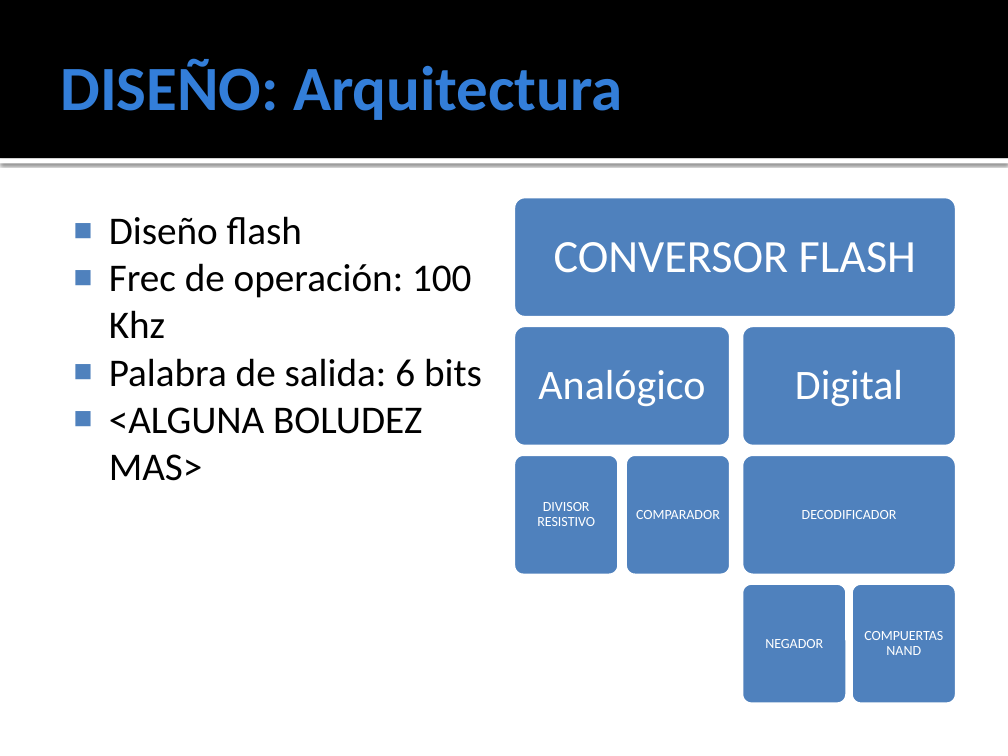
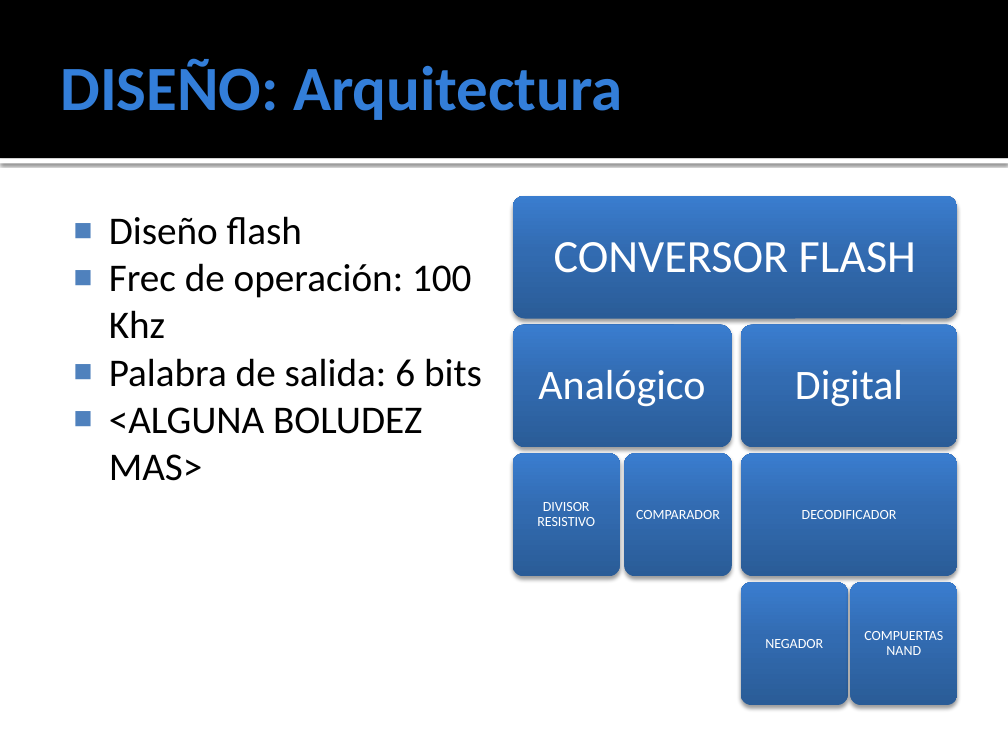
Before and after one commit to ginotkj/fiocs, a slide deck: slide 7 of Documentation/Documentacion/PRESENTACION_FACU.pptx. Drawn at 1008x756 pixels with LibreOffice and Linux fonts; fonts in the diff are those of the drawing. Boxes give left, top, right and bottom in pixels: in the first picture for what was removed or moved away, otherwise in the second. Text is boxed around its words. In the diff, an @@ line names an element or a change of style, - is before the commit and + after.

```diff
--- a/Documentation/Documentacion/PRESENTACION_FACU.pptx
+++ b/Documentation/Documentacion/PRESENTACION_FACU.pptx
@@ fill #4F81BD to gradient #2A5C97 to #326CB2 to #3A7ED0; outline #FFFFFF 3.78 pt to none; shadow on in 8 elements at [512, 196, 957, 319], [512, 325, 731, 448], [512, 454, 619, 577], [624, 454, 731, 577], [741, 325, 958, 448], [741, 454, 958, 577], [741, 583, 848, 706], [850, 583, 957, 706] @@
```
Also in this commit, not shown: 2 other slides changed, 4 slides added, 1 slide removed.
